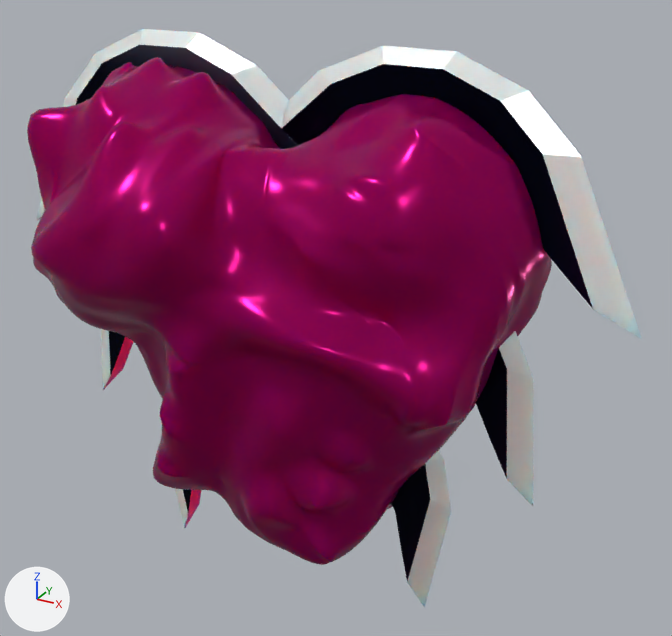
An edit to the Blender file Assets/Models- Raw/heart.blend, drawn before and after from the same camera.
Both versions are drawn from a 50 mm camera at (3.78, -6.07, 5.7) aimed at (0.31, 0.24, 2.54). Lighting does not change. The marker at lower left points along +X, +Y and +Z.

Objects in the first picture: 'Mball.002', 'bl;ade', 'bl;ade.001', 'bl;ade.002', 'bl;ade.003', 'bl;ade.004'.
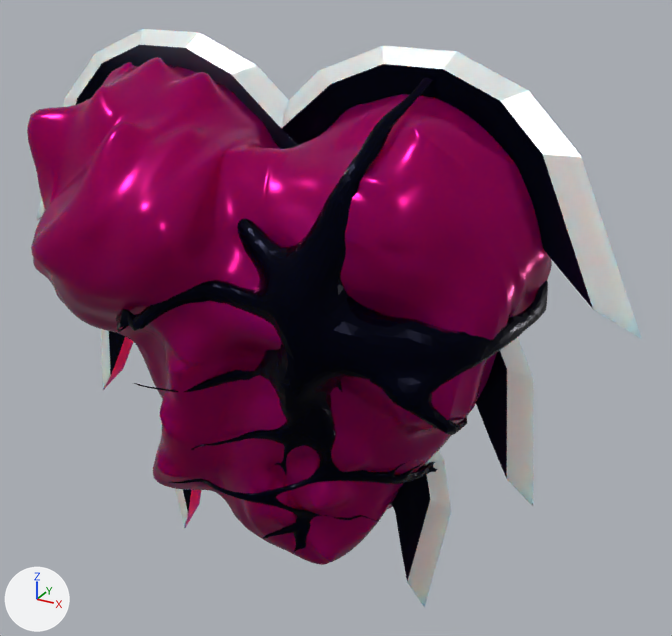
The change, as JSON lines over the scene's bpy script:
```json
{"op": "add", "block": "me_cube", "code": ["me_cube = bpy.data.meshes.new('Cube')", "me_cube.from_pydata(...)  # 7265 vertices, 14268 faces; spans x -4.62..3.65, y -1.22..5.51, z -6.88..3.76", "me_cube.materials.append(mat_material_001)"]}
{"op": "add", "block": "ob_cube", "code": ["ob_cube = bpy.data.objects.new('Cube', me_cube)", "ob_cube.location = (0.71, -0.88, 3.31)", "ob_cube.scale = (0.37, 0.37, 0.37)"]}
```

Where the change shows, as pixel boxes (x1, y1, x2, y2) in the pictures (672 x 636 px):
```json
{"object": "Cube", "change": "added", "after": [116, 78, 548, 552]}
```
